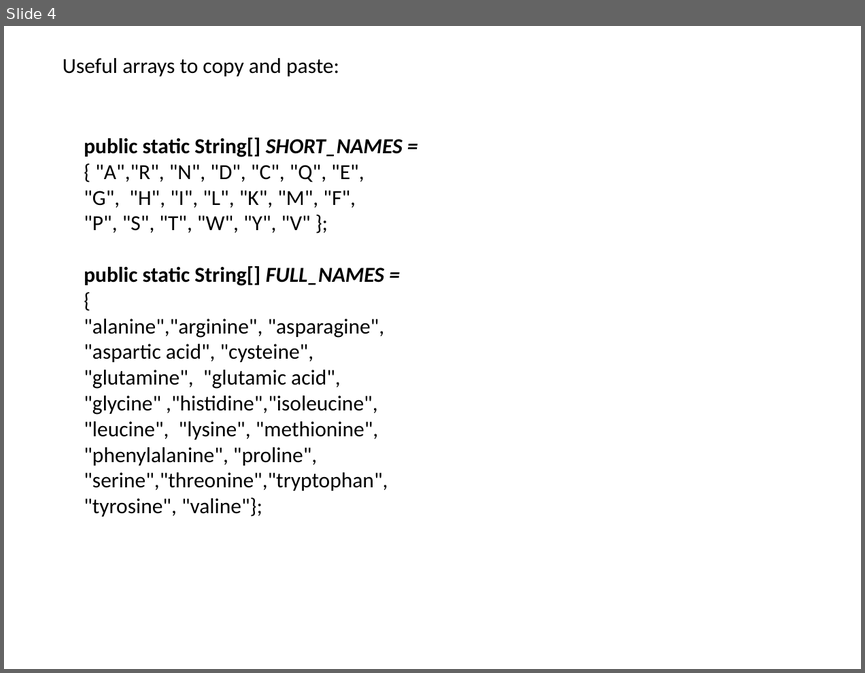
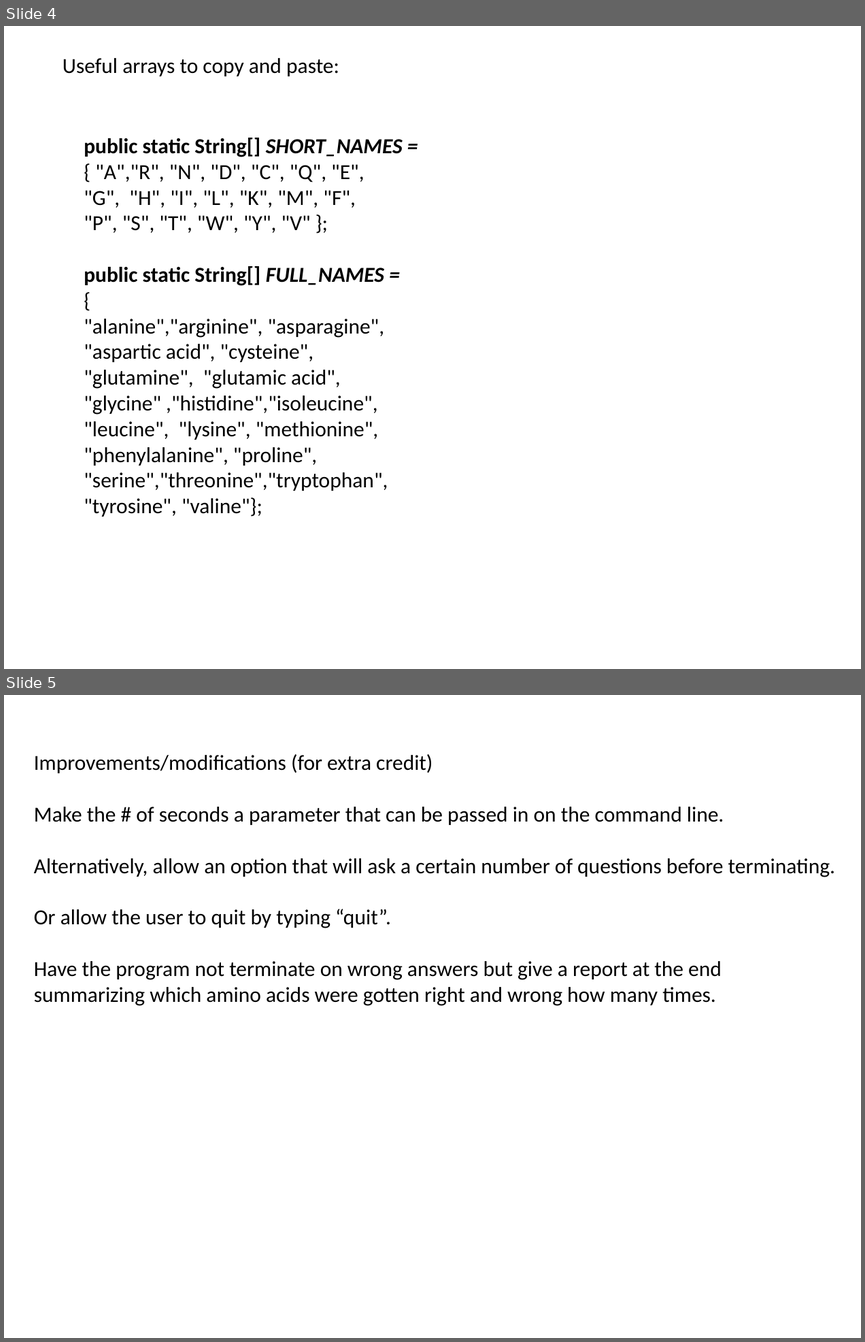
Before and after one commit to afodor/afodor.github.io, a slide deck: classes/prog2015/Lab3.pptx. Shown one above the other, each under a label of ours: slide 4 before the commit, slides 4 and 5 after it. The pictures are 865x673 and 865x1342 pixels, drawn with LibreOffice and Linux fonts; fonts in the diff are those of the drawing. Boxes give left, top, right and bottom in pixels: in the first picture for what was removed or moved away, otherwise in the second. Text is boxed around its words. In the diff, an @@ line names an element or a change of style, - is before the commit and + after.

```diff
--- a/classes/prog2015/Lab3.pptx
+++ b/classes/prog2015/Lab3.pptx
@@ slide 5 added at [4, 695, 861, 1338], background #FFFFFF @@
@@ text added at [34, 754, 835, 1006], 18 pt, text #000000 @@
+Improvements/modifications (for extra credit)
+Make the # of seconds a parameter that can be passed in on the command line.
+Alternatively, allow an option that will ask a certain number of questions before terminating.
+Or allow the user to quit by typing “quit”.
+Have the program not terminate on wrong answers but give a report at the end
+summarizing which amino acids were gotten right and wrong how many times.
```
Also in this commit, not shown: 2 slides changed.
